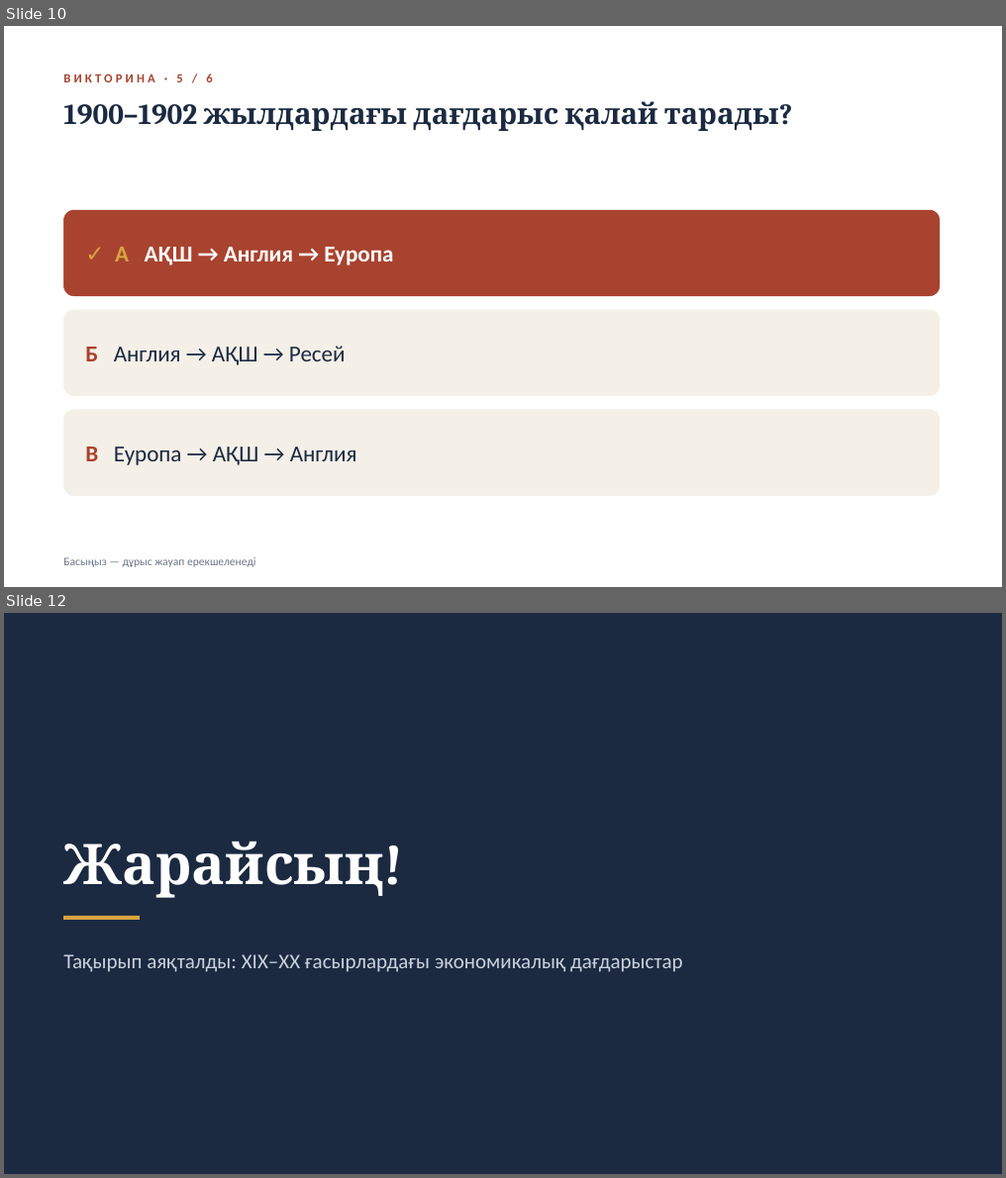
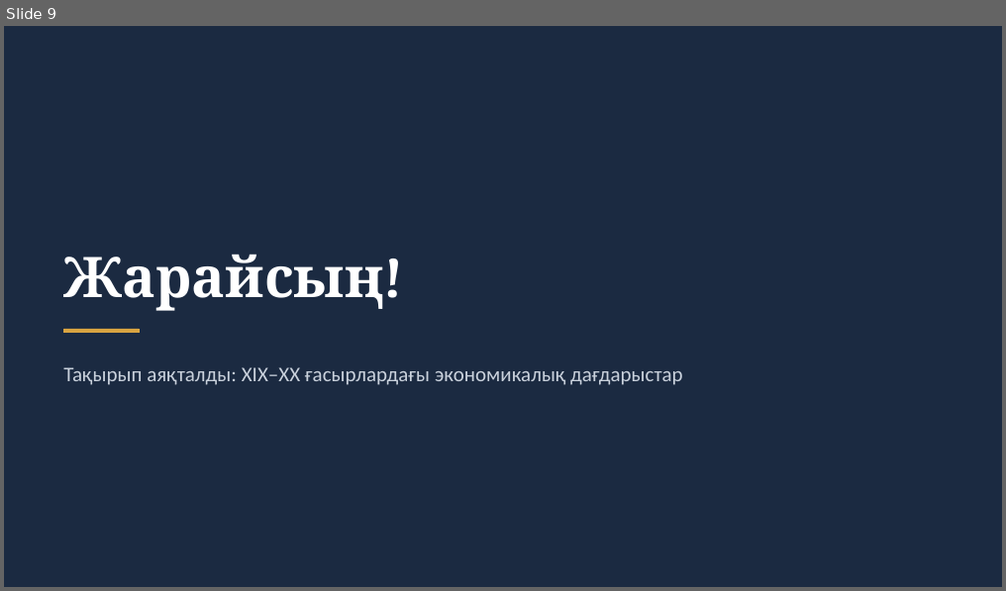
Before and after one commit to IVabdulin85/claude-workspace, a slide deck: Ekonomikalyk_dagdarystar_KZ_viktorina.pptx. Shown one above the other, each under a label of ours: slides 10 and 12 before the commit, slide 9 after it; the slides between them are not shown. The pictures are 1006x1178 and 1006x591 pixels, drawn with LibreOffice and Linux fonts; fonts in the diff are those of the drawing. Boxes give left, top, right and bottom in pixels: in the first picture for what was removed or moved away, otherwise in the second. Text is boxed around its words. In the diff, an @@ line names an element or a change of style, - is before the commit and + after.

```diff
--- a/Ekonomikalyk_dagdarystar_KZ_viktorina.pptx
+++ b/Ekonomikalyk_dagdarystar_KZ_viktorina.pptx
@@ slide 10 removed at <box>4,26,1002,587</box>, background #FFFFFF @@
@@ text removed at <box>63,74,212,82</box> @@
-ВИКТОРИНА · 5 / 6
@@ text removed at <box>63,101,779,131</box> @@
-1900–1902 жылдардағы дағдарыс қалай тарады?
@@ rounded rectangle removed at <box>63,210,940,296</box> @@
-✓ А АҚШ → Англия → Еуропа
@@ rounded rectangle removed at <box>63,310,940,396</box> @@
-Б Англия → АҚШ → Ресей
@@ rounded rectangle removed at <box>63,410,940,496</box> @@
-В Еуропа → АҚШ → Англия
@@ text removed at <box>63,558,255,568</box> @@
-Басыңыз — дұрыс жауап ерекшеленеді
@@ what was slide 12 is now slide 9 @@
```
Also in this commit, not shown: 4 slides changed, 2 other slides removed, 1 other file.
